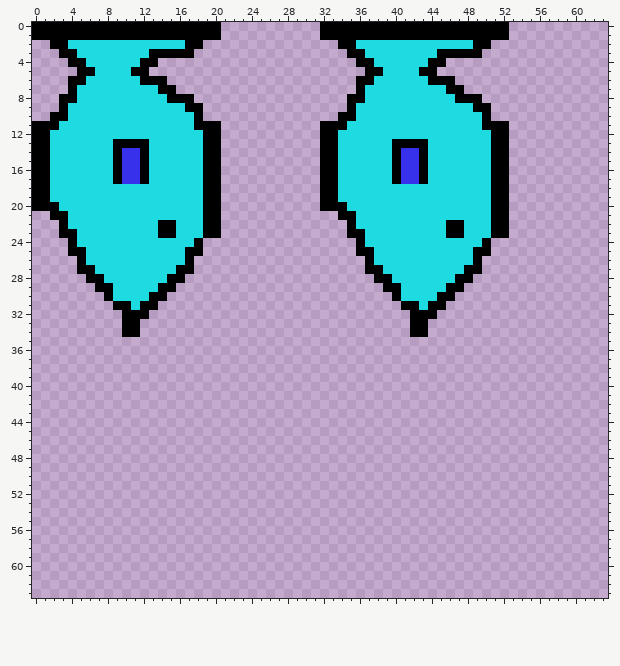
Pixel-art sprite: images/shared-0-sheet1.png. Above is the file before it was changed.
The file is 64x64 pixels.
The result:
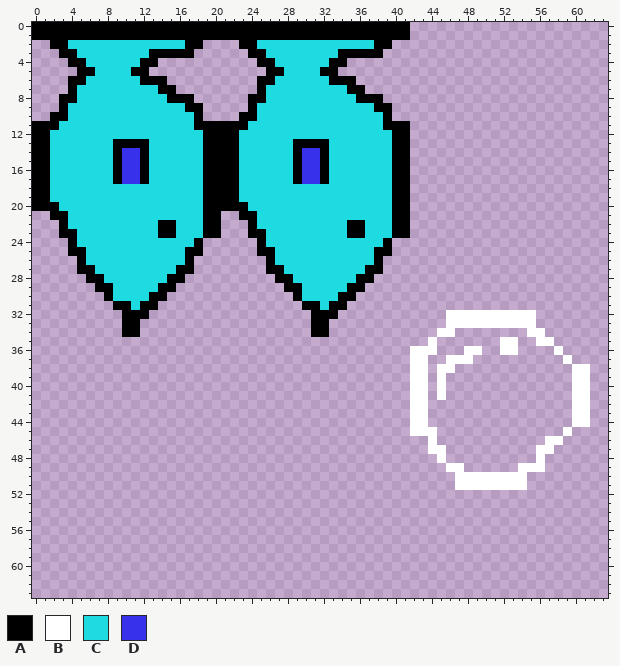
Palette (. is transparent): A #000000  B #ffffff  C #1ddbe1  D #3731ec
Changes in this commit:
Changed rows in their new state; - is an unchanged pixel.
first column x 21:
 0 AAAAAAAAAAA----------...........---------
 1 AAAAAAAAAAA----------...........---------
 2 --AACCCCCCCCCCC--AA...........-----------
 3 ---AACCCCCCCCA--AA...........------------
 4 ----AACCCCCCAA-..........----------------
 5 -----AACCCCAA---........-----------------
 6 ----AACCCCCCAAA...........---------------
 7 ----ACCCCCCCCCA-...........--------------
 8 ---AACCCCCCCCCC-AA...........------------
 9 ---ACCCCCCCCCCC--AA...........-----------
10 --AACCCCCCCCCCC---A...........-----------
11 AAACCCCCCCCCCC----AAA...........---------
12 AACCCCCCCCCCC------AA...........---------
13 AACCCCCCAAA-C--------...........---------
14 AACCCCCCADD-C-------A...........---------
15 AACCCCCCADD-C-------A...........---------
16 AACCCCCCADD-C-------A...........---------
17 AACCCCCCADD-C-------A...........---------
18 AACCCCCCCCCCC------AA...........---------
19 AACCCCCCCCCCC------AA...........---------
20 AAACCCCCCCCCCC-----AA...........---------
21 --AACCCCCCCCCCC----AA...........---------
22 ---ACCCCCCCCCC-A---AA...........---------
23 ---AACCCCCCCCC-----AA...........---------
24 ----ACCCCCCCCCCC--A...........-----------
25 ----AACCCCCCCCCCCAA...........-----------
26 -----ACCCCCCCCCCCA...........------------
27 -----AACCCCCCCCC--...........------------
28 ------AACCCCCCCAA...........-------------
29 -------AACCCCCAA--.........--------------
30 --------ACCCCAA----.......---------------
31 ---------AACAA------.....----------------
32 ----------AAA--------...-BBBBBBBBBB------
33 ----------AA---------..--BBBBBBBBBB------
34 ----------AA---------..-BB--------BB-----
35 -----------------------B-------BB--BB----
36 ---------------------BBB---BB--BB----B---
37 ---------------------BB--BBB----------B--
38 ---------------------BB-BB-------------BB
39 ---------------------BB-B--------------BB
40 ---------------------BB-B--------------BB
41 ---------------------BB-B--------------BB
42 ---------------------BB----------------BB
43 ---------------------BB----------------BB
44 ---------------------BB----------------BB
45 ---------------------BBB--------------B--
46 -----------------------B------------BB---
47 -----------------------BB----------BB----
48 ------------------------B----------B-----
49 -------------------------BB------BBB-----
50 --------------------------BBBBBBBB-------
51 --------------------------BBBBBBBB-------
Changed places in both pictures, as pixel boxes (x1, y1, x2, y2):
changed: (221, 22, 590, 490)
